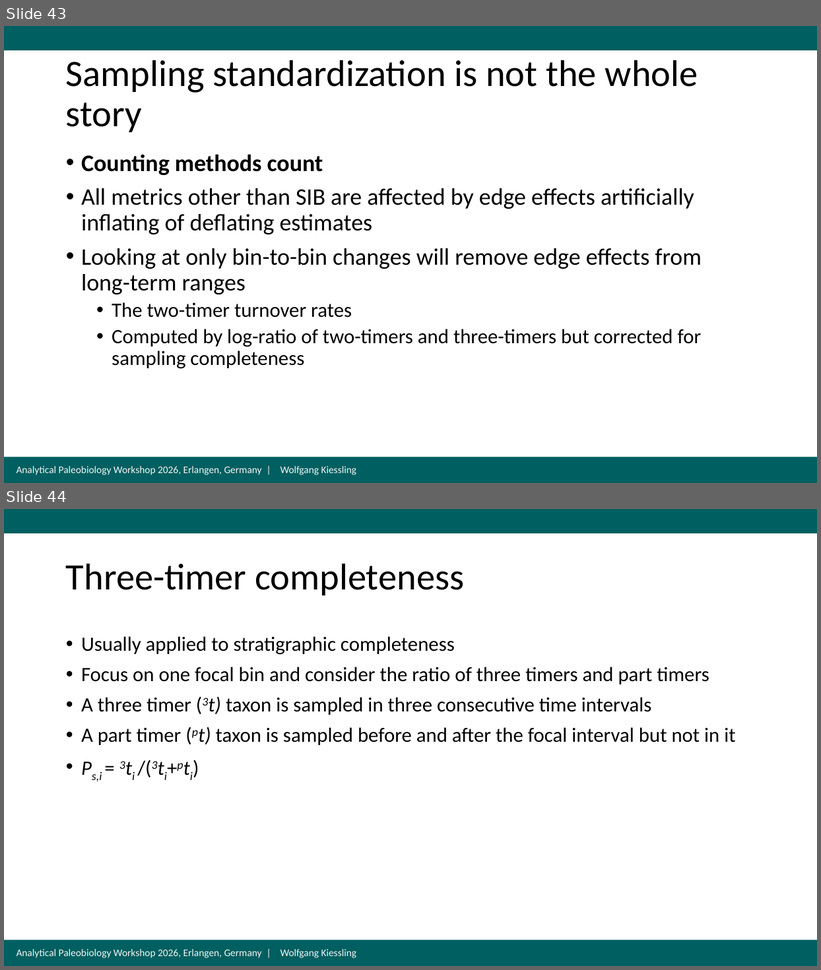
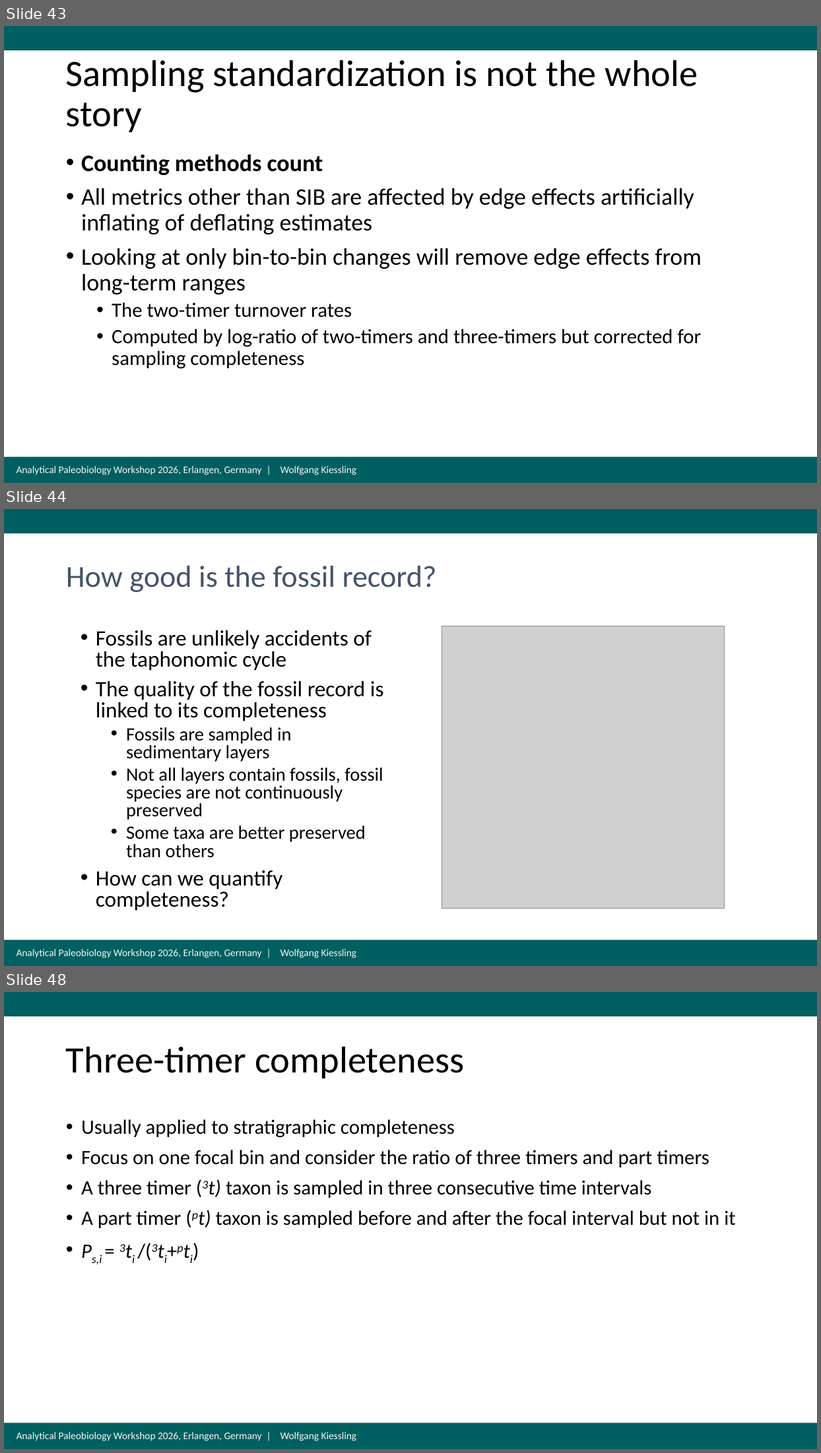
Before and after one commit to FAU-Paleo/apw_2026, a slide deck: docs/data/paleodiversity/Day3_Wolfgang/GlobalDiversity2026.pptx. Shown one above the other, each under a label of ours: slides 43 and 44 before the commit, slides 43, 44 and 48 after it; the slides between them are not shown. The pictures are 821x970 and 821x1453 pixels, drawn with LibreOffice and Linux fonts; fonts in the diff are those of the drawing; grey boxes stand for pictures. Boxes give left, top, right and bottom in pixels: in the first picture for what was removed or moved away, otherwise in the second. Text is boxed around its words. In the diff, an @@ line names an element or a change of style, - is before the commit and + after.

```diff
--- a/docs/data/paleodiversity/Day3_Wolfgang/GlobalDiversity2026.pptx
+++ b/docs/data/paleodiversity/Day3_Wolfgang/GlobalDiversity2026.pptx
@@ slide 44 added at (x1=4, y1=509, x2=817, y2=966), background #FFFFFF; not listed: 3 template elements that a slide beside it also shows @@
@@ title added at (x1=66, y1=566, x2=437, y2=592), 36 pt, text #44546A @@
+How good is the fossil record?
@@ picture added at (x1=443, y1=626, x2=725, y2=908) @@
@@ text added at (x1=96, y1=630, x2=384, y2=911), 22.2 pt, text #000000 @@
+• Fossils are unlikely accidents of the taphonomic cycle
+• The quality of the fossil record is linked to its completeness
+  • Fossils are sampled in sedimentary layers
+  • Not all layers contain fossils, fossil species are not continuously preserved
+  • Some taxa are better preserved than others
+• How can we quantify completeness?
@@ what was slide 44 is now slide 48 @@
```
Also in this commit, not shown: 7 slides changed, 4 other slides added.
